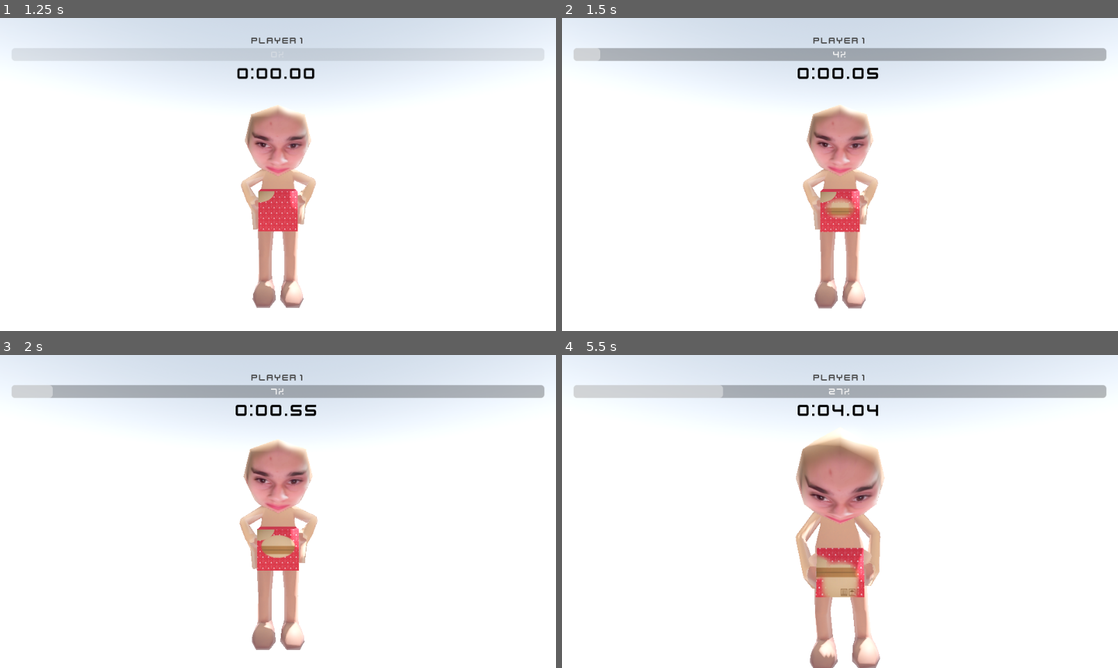
Above: before the commit, frames 1-4 (two rows, left to right).
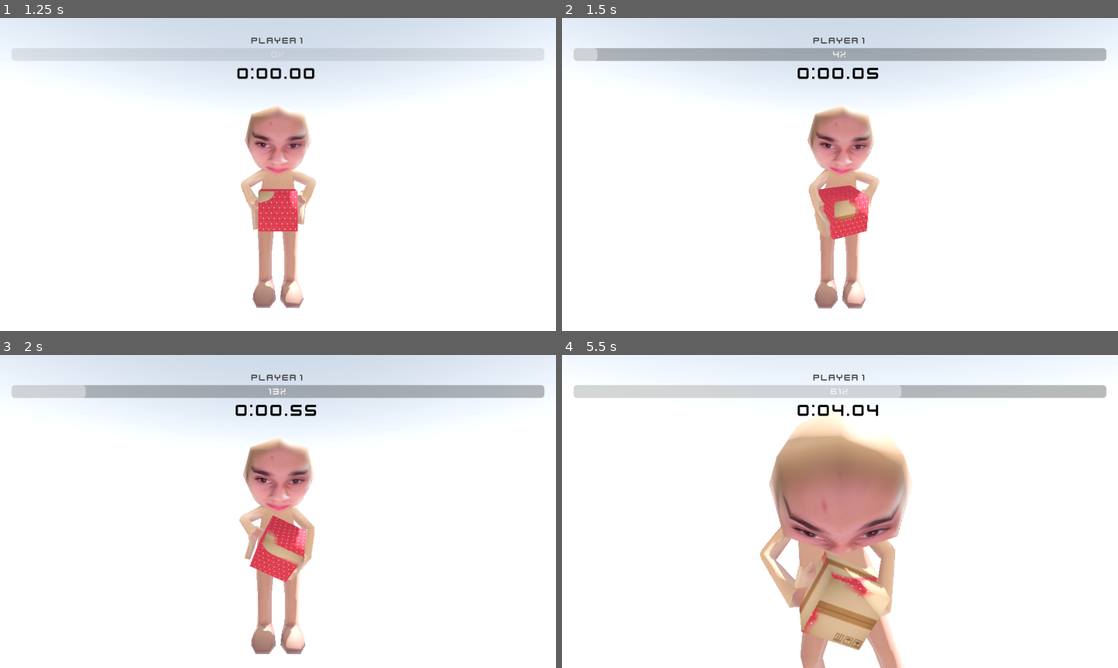
Above: after the commit, the same moments.

Repository: josephsmithberger/xogot-jam-3
Game: Godot game, scene res://scenes/wrap_game.tscn
Two runs of this game, one before a commit and one after it. Both use one fixed random seed, a clock stepped at 60 frames per second and the inputs below. This scene is started directly instead of the project's main scene. Sound files missing from this copy of the repository are replaced by a short silence.
Inputs (mouse positions are in pixels of both pictures, inside the frame that each line leads up to):
- Up to frame 1 (1.25 s): move the mouse to (400, 158) at 0.52 s; hold Right (ui_right) from 0.53 s (still down); click (400, 158) at 0.67 s
- Up to frame 2 (1.5 s): release Right (ui_right) at 1.25 s; drag from (728, 190) to (812, 237) at 1.27 s
- Up to frame 3 (2 s): no input
- Up to frame 4 (5.5 s): move the mouse to (895, 442) at 2.02 s; hold Right (ui_right) 2.03-2.75 s; click (895, 442) at 2.17 s; drag from (812, 574) to (673, 464) at 2.77 s; move the mouse to (1006, 558) at 3.52 s; hold Left (ui_left) 3.53-4.25 s; click (1006, 558) at 3.67 s; drag from (673, 464) to (756, 433) at 4.27 s; move the mouse to (867, 511) at 5.02 s; hold Down (ui_down) from 5.03 s (still down); click (867, 511) at 5.17 s

Frame 1 is identical in both runs. In frame 2, 1.7% of the frame differs, in the area x 6-58%, y 9-93%; in frame 3, 2.5%; in frame 4, 14%, in the area x 28-63%, y 9-100%.

Commit message:
final touches

Diff:
--- a/scenes/title_screen.tscn
+++ b/scenes/title_screen.tscn
@@ -137,7 +137,6 @@
 text = "Add to Party"
 
 [node name="HSeparator" type="HSeparator" parent="VBoxContainer"]
-visible = false
 custom_minimum_size = Vector2(254.5, 0)
 layout_mode = 2
 size_flags_horizontal = 4
@@ -147,6 +146,17 @@
 size_flags_horizontal = 4
 theme = ExtResource("5_dc4i4")
 text = "Tutorial"
+
+[node name="HSeparator2" type="HSeparator" parent="VBoxContainer"]
+custom_minimum_size = Vector2(254.5, 0)
+layout_mode = 2
+size_flags_horizontal = 4
+
+[node name="LinkButton" type="LinkButton" parent="VBoxContainer"]
+layout_mode = 2
+size_flags_horizontal = 4
+text = "My Website"
+uri = "https://josephsmithberger.com"
 
 [node name="TutorialWindow" type="PanelContainer" parent="."]
 visible = false
--- a/scripts/wrap_game.gd
+++ b/scripts/wrap_game.gd
@@ -1,6 +1,7 @@
 extends Node3D
 
 @export var rotation_speed_rad := 1.6
+@export var touch_sensitivity := 0.2
 @export var grip_follow_speed := 10.0
 @export var grip_separation_weight := 2.0
 @export var grip_hand_distance_weight := 1.0
@@ -48,6 +49,8 @@
 var _initial_box_rotation: Vector3
 var _current_shake_intensity: float = 0.0
 
+var _touch_input_acc := Vector2.ZERO
+
 var _player_keys: Array = []
 var _current_player_index: int = 0
 
@@ -93,6 +96,16 @@
 	_start_turn()
 
 
+func _input(event: InputEvent) -> void:
+	if not is_processing():
+		return
+
+	if event is InputEventScreenDrag:
+		_touch_input_acc += event.relative
+	elif event is InputEventMouseMotion and Input.is_mouse_button_pressed(MOUSE_BUTTON_LEFT):
+		_touch_input_acc += event.relative
+
+
 func _start_turn() -> void:
 	if _current_player_index >= _player_keys.size():
 		await timer_ui.show_finished()
@@ -167,7 +180,20 @@
 		gift_box.rotate(Vector3.UP, input_vec.x * rotation_speed_rad * delta)
 		gift_box.rotate(Vector3.RIGHT, input_vec.y * rotation_speed_rad * delta)
 
-	_apply_juice(input_vec, delta)
+	if not _touch_input_acc.is_zero_approx():
+		# Scale based on sensitivity (approx radians per 100px)
+		var rot_scale = touch_sensitivity * 0.05
+		gift_box.rotate(Vector3.UP, _touch_input_acc.x * rot_scale)
+		gift_box.rotate(Vector3.RIGHT, _touch_input_acc.y * rot_scale)
+
+	var combined_input = input_vec
+	if not _touch_input_acc.is_zero_approx():
+		# Estimate equivalent stick input for juice (20px approx full stick)
+		combined_input += (_touch_input_acc / 20.0).clamp(Vector2(-1,-1), Vector2(1,1))
+		combined_input = combined_input.clamp(Vector2(-1,-1), Vector2(1,1))
+
+	_apply_juice(combined_input, delta)
+	_touch_input_acc = Vector2.ZERO
 	_apply_shake(delta)
 	_update_grips(delta)
 	_update_ik_magnets()
